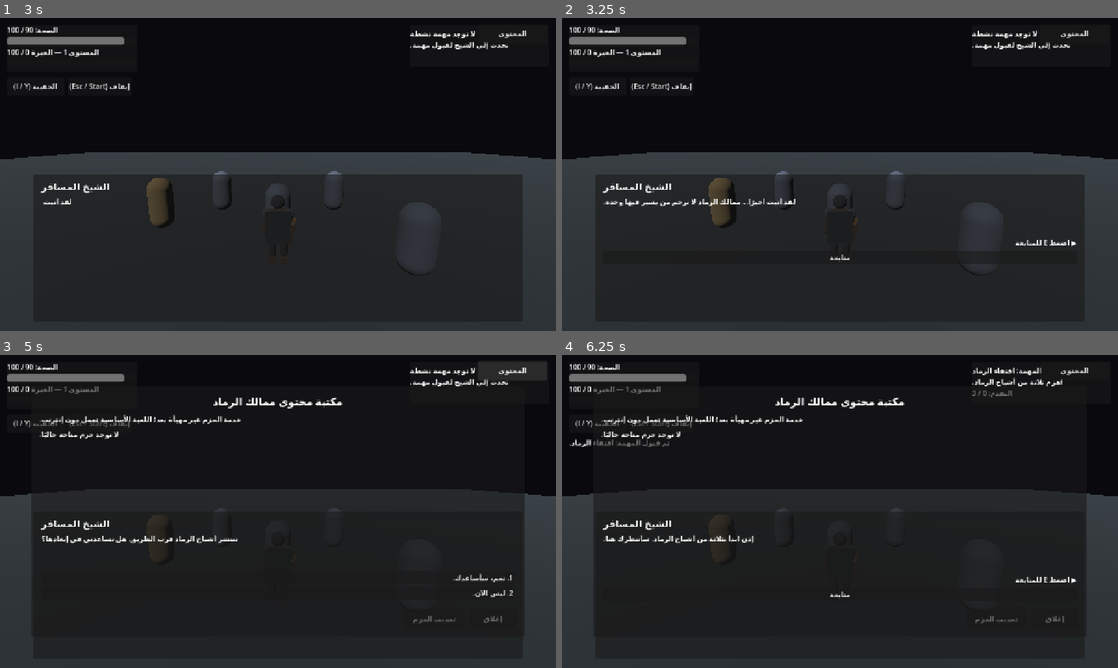
Above: before the commit, frames 1-4 (two rows, left to right).
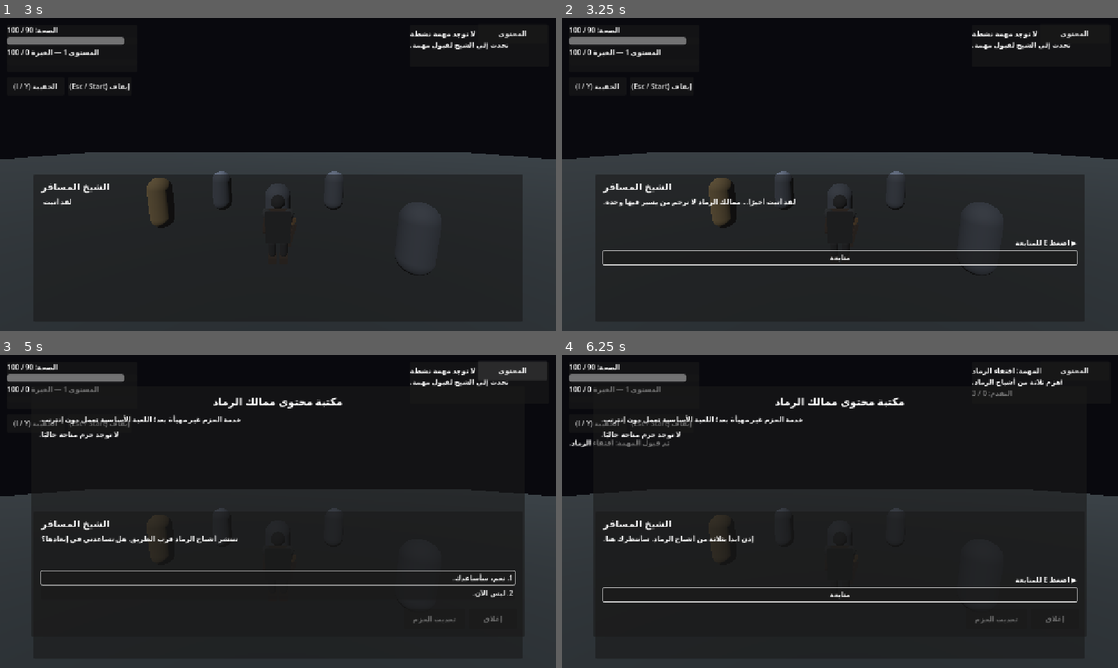
Above: after the commit, the same moments.

Repository: areagleegy/AshenKingdoms
Game: Godot game, scene res://scenes/ui/MainMenu.tscn
The game is run twice, just before and just after one commit, with the same random seed, the same clock (stepped at 60 frames per second) and the same inputs.
Inputs (mouse positions are in pixels of both pictures, inside the frame that each line leads up to):
- Up to frame 1 (3 s): click "اللعب الفردي" at 0.5 s; click "إيقاف (Esc / Start)" at 1.25 s; click "إيقاف (Esc / Start)" at 2 s; tap Enter (ui_accept) at 2.75 s; move the mouse to (305, 174) at 2.77 s; press the mouse at (305, 174) at 2.78 s; hold W (move_forward) from 2.78 s (still down)
- Up to frame 2 (3.25 s): keep holding W (move_forward); tap Space (jump) at 3.02 s
- Up to frame 3 (5 s): release W (move_forward) at 3.5 s; release the mouse at (305, 511) at 3.5 s; click "متابعة" at 3.5 s; click "المحتوى" at 4.25 s
- Up to frame 4 (6.25 s): click "1. نعم، سأساعدك." at 5 s; click "تحديث الحزم" at 5.75 s

Frame 1 is identical in both runs. In frame 2, 0.6% of the frame differs, in the area x 7-93%, y 74-80%; in frame 3, 0.6%, in the area x 7-93%, y 68-74%; in frame 4, 0.6%.

Commit message:
Enable controller focus for dialogue choices

Diff:
--- a/scripts/ui/dialogue_ui.gd
+++ b/scripts/ui/dialogue_ui.gd
@@ -34,6 +34,7 @@
 
 
 func _on_ended() -> void:
+	_clear_dialogue_focus()
 	if _tween != null and _tween.is_running():
 		_tween.kill()
 	_tween = null
@@ -75,6 +76,7 @@
 	if _current_choices.is_empty():
 		continue_hint.visible = true
 		continue_button.visible = true
+		call_deferred("_focus_continue_button")
 		return
 
 	continue_hint.visible = false
@@ -86,9 +88,31 @@
 		var button := Button.new()
 		button.text = "%d. %s" % [index + 1, choice.text]
 		button.alignment = HORIZONTAL_ALIGNMENT_RIGHT
-		button.focus_mode = Control.FOCUS_NONE
+		button.focus_mode = Control.FOCUS_ALL
 		button.pressed.connect(_on_choice.bind(index))
 		choices_box.add_child(button)
+	call_deferred("_focus_first_choice")
+
+
+func _focus_continue_button() -> void:
+	if panel.visible and continue_button.visible:
+		continue_button.grab_focus()
+
+
+func _focus_first_choice() -> void:
+	if not panel.visible:
+		return
+	for child in choices_box.get_children():
+		if child is Button and child.is_visible_in_tree():
+			(child as Button).grab_focus()
+			return
+	_focus_continue_button()
+
+
+func _clear_dialogue_focus() -> void:
+	var focused := get_viewport().gui_get_focus_owner()
+	if focused != null and panel.is_ancestor_of(focused):
+		focused.release_focus()
 
 
 func _on_choice(index: int) -> void:
